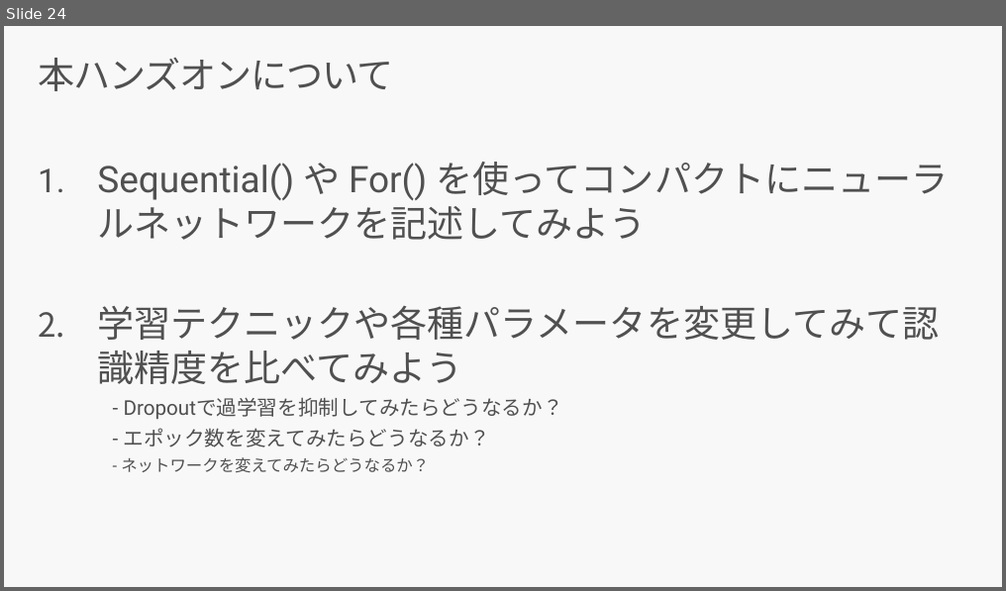
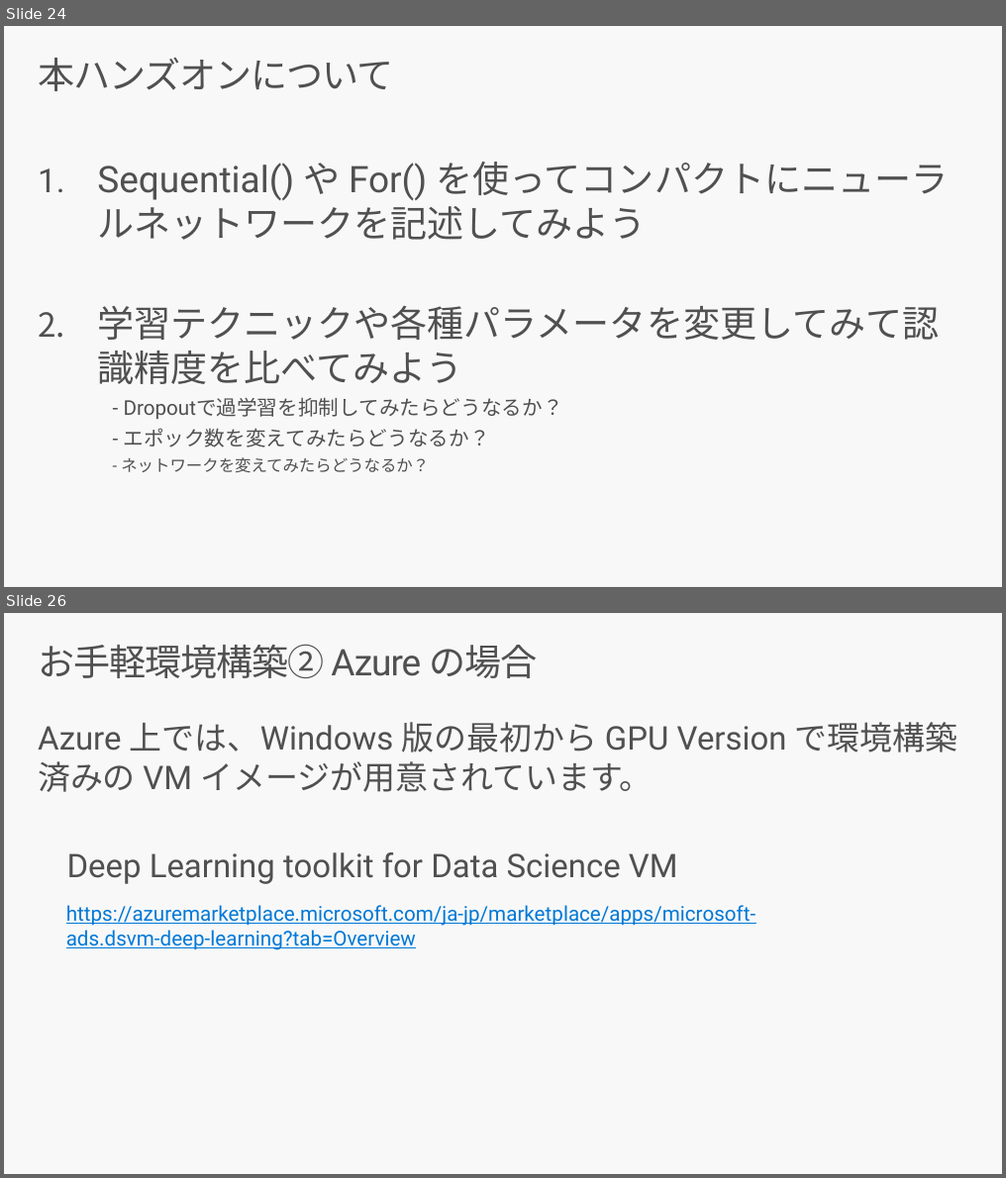
Before and after one commit to fujikosu/cntk_handson, a slide deck: CNTK_Beginner's_HandsOn_DecodeHackday.pptx. Shown one above the other, each under a label of ours: slide 24 before the commit, slides 24 and 26 after it; the slides between them are not shown. The pictures are 1006x591 and 1006x1178 pixels, drawn with LibreOffice and Linux fonts; fonts in the diff are those of the drawing; background and template pictures are left out. Boxes give left, top, right and bottom in pixels: in the first picture for what was removed or moved away, otherwise in the second. Text is boxed around its words. In the diff, an @@ line names an element or a change of style, - is before the commit and + after.

Commit message:
update

```diff
--- a/CNTK_Beginner's_HandsOn_DecodeHackday.pptx
+++ b/CNTK_Beginner's_HandsOn_DecodeHackday.pptx
@@ slide 26 added at [4,613,1002,1174], background #F8F8F8 @@
@@ title added at [38,644,537,678], 36 pt, text #505050 @@
+お手軽環境構築② Azure の場合
@@ text added at [38,722,958,792], 32 pt, text #505050 @@
+Azure 上では、Windows 版の最初から GPU Version で環境構築済みの VM イメージが用意されています。
@@ text added at [67,853,678,884], 32 pt, text #505050 @@
+Deep Learning toolkit for Data Science VM
@@ text added at [66,905,755,951], 20 pt, text #0078D7, underline @@
+https://azuremarketplace.microsoft.com/ja-jp/marketplace/apps/microsoft-ads.dsvm-deep-learning?tab=Overview
```
Also in this commit, not shown: 1 other slide added.
